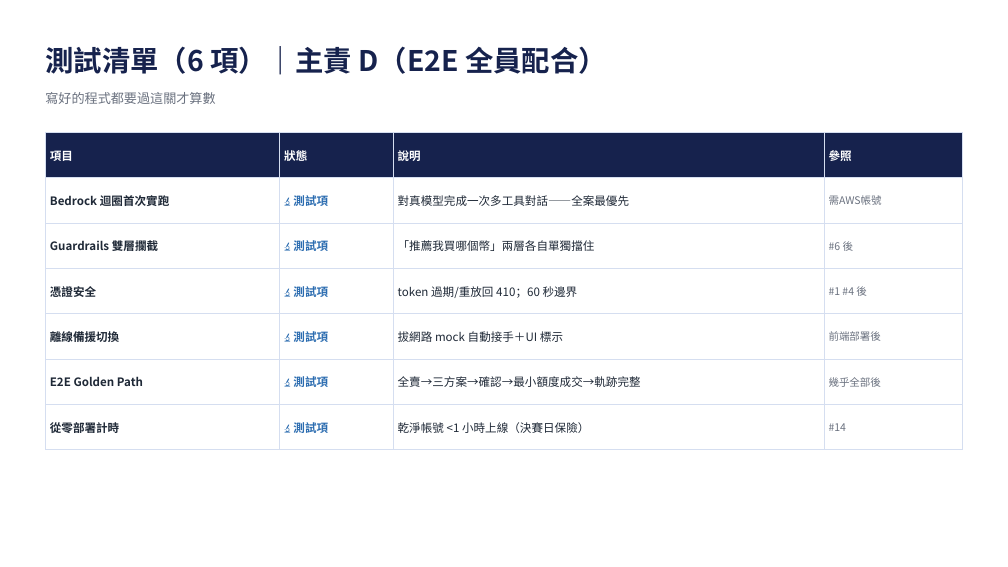
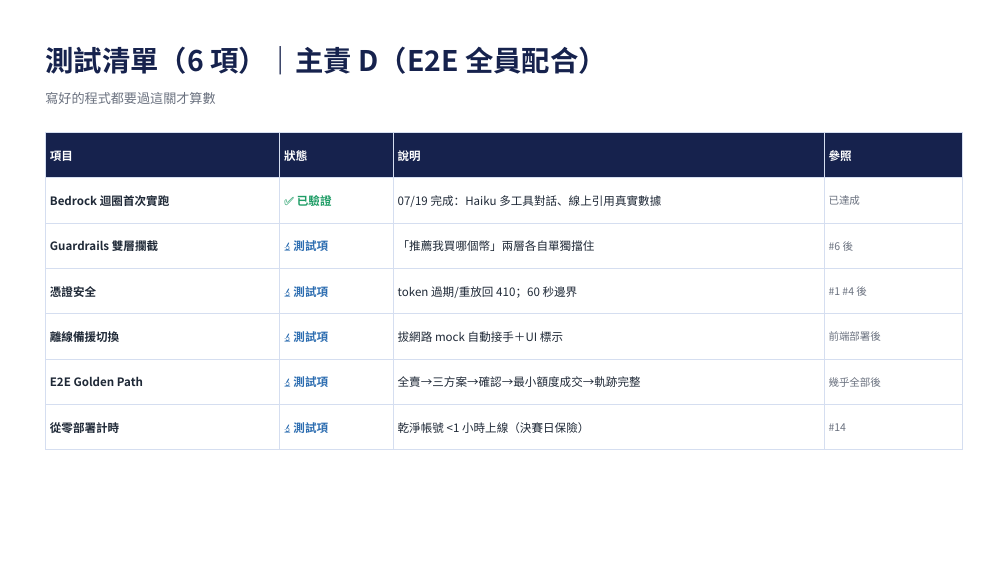
Before and after one commit to giont565/MaiMate, a slide deck: slide 6 of docs/MaiMate_開發手冊.pptx. Drawn at 1008x567 pixels with LibreOffice and Linux fonts; fonts in the diff are those of the drawing. Boxes give left, top, right and bottom in pixels: in the first picture for what was removed or moved away, otherwise in the second. Text is boxed around its words. In the diff, an @@ line names an element or a change of style, - is before the commit and + after.

```diff
--- a/docs/MaiMate_開發手冊.pptx
+++ b/docs/MaiMate_開發手冊.pptx
@@ table at (45, 132, 963, 437) @@
-row 2: Bedrock 迴圈首次實跑 | 🔬 測試項 | 對真模型完成一次多工具對話——全案最優先 | 需AWS帳號
+row 2: Bedrock 迴圈首次實跑 | ✅ 已驗證 | 07/19 完成：Haiku 多工具對話、線上引用真實數據 | 已達成
```
Also in this commit, not shown: 8 other slides changed, 3 other files.
